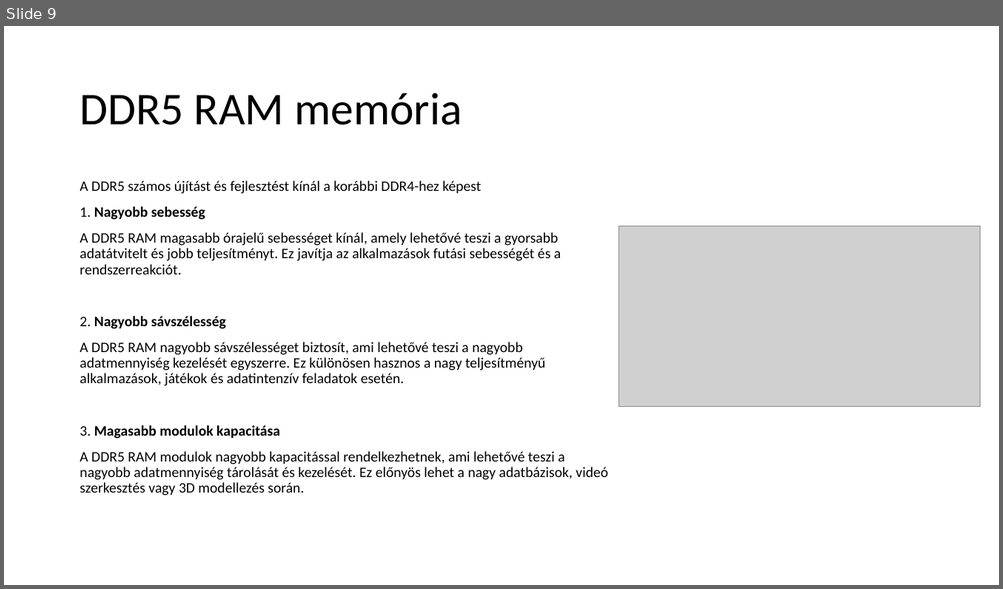
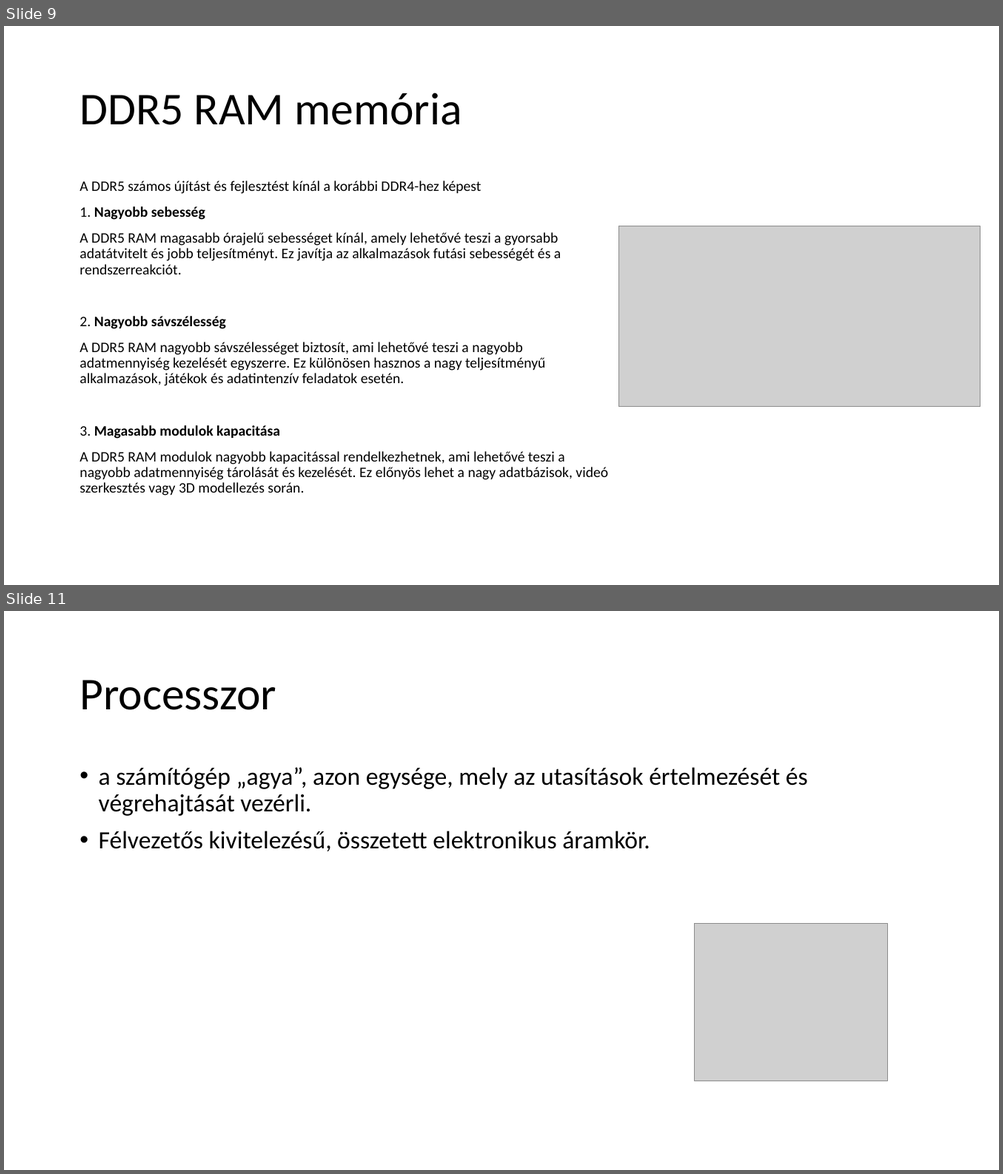
Before and after one commit to OsziMisi/Jozsika, a slide deck: Puritánppt.pptx. Shown one above the other, each under a label of ours: slide 9 before the commit, slides 9 and 11 after it; the slides between them are not shown. The pictures are 1003x589 and 1003x1174 pixels, drawn with LibreOffice and Linux fonts; fonts in the diff are those of the drawing; grey boxes stand for pictures. Boxes give left, top, right and bottom in pixels: in the first picture for what was removed or moved away, otherwise in the second. Text is boxed around its words. In the diff, an @@ line names an element or a change of style, - is before the commit and + after.

Commit message:
puritán ppt kiegészítése (processzor)

```diff
--- a/Puritánppt.pptx
+++ b/Puritánppt.pptx
@@ slide 11 added at <box>4,611,999,1170</box>, background #FFFFFF @@
@@ title added at <box>79,680,276,710</box>, 44 pt, text #000000 @@
+Processzor
@@ text added at <box>99,767,808,851</box>, 24 pt, text #000000 @@
+• a számítógép „agya”, azon egysége, mely az utasítások értelmezését és végrehajtását vezérli.
+• Félvezetős kivitelezésű, összetett elektronikus áramkör.
@@ picture added at <box>695,923,888,1081</box> @@
```
Also in this commit, not shown: 1 slide changed, 5 other slides added.
